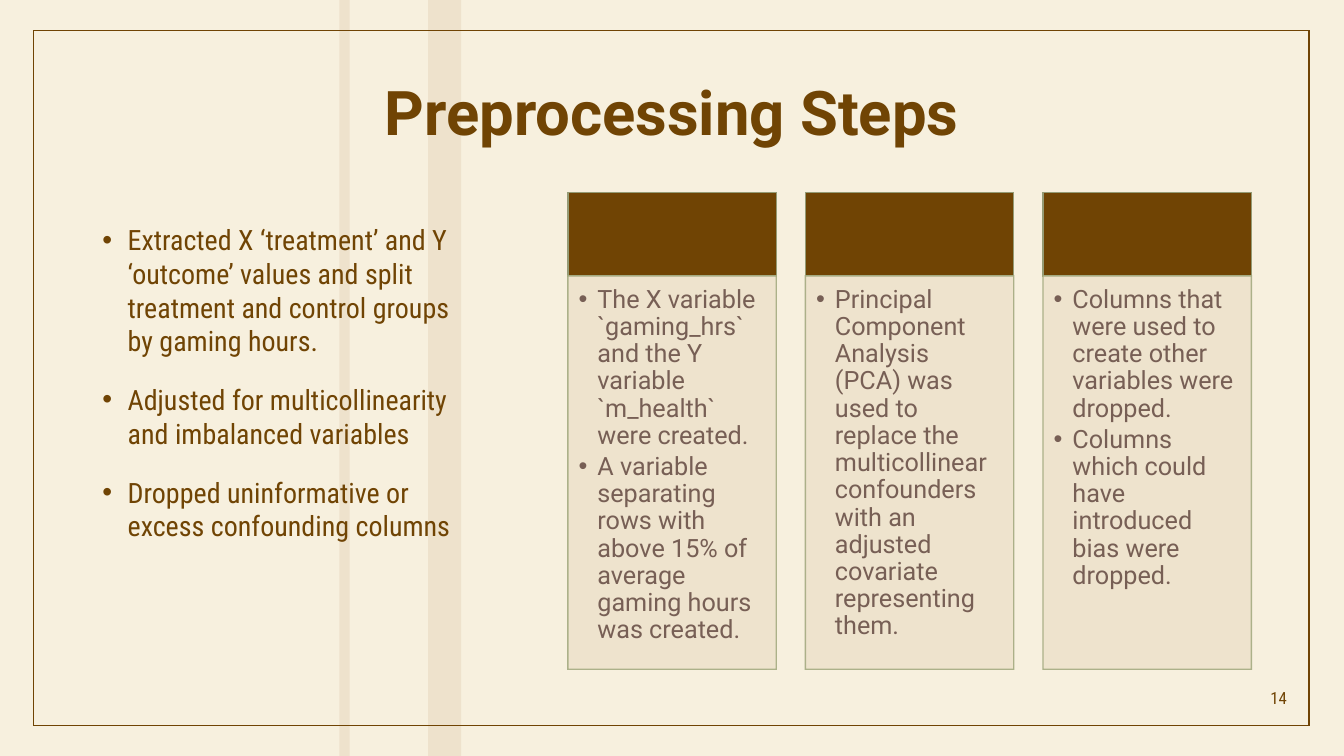
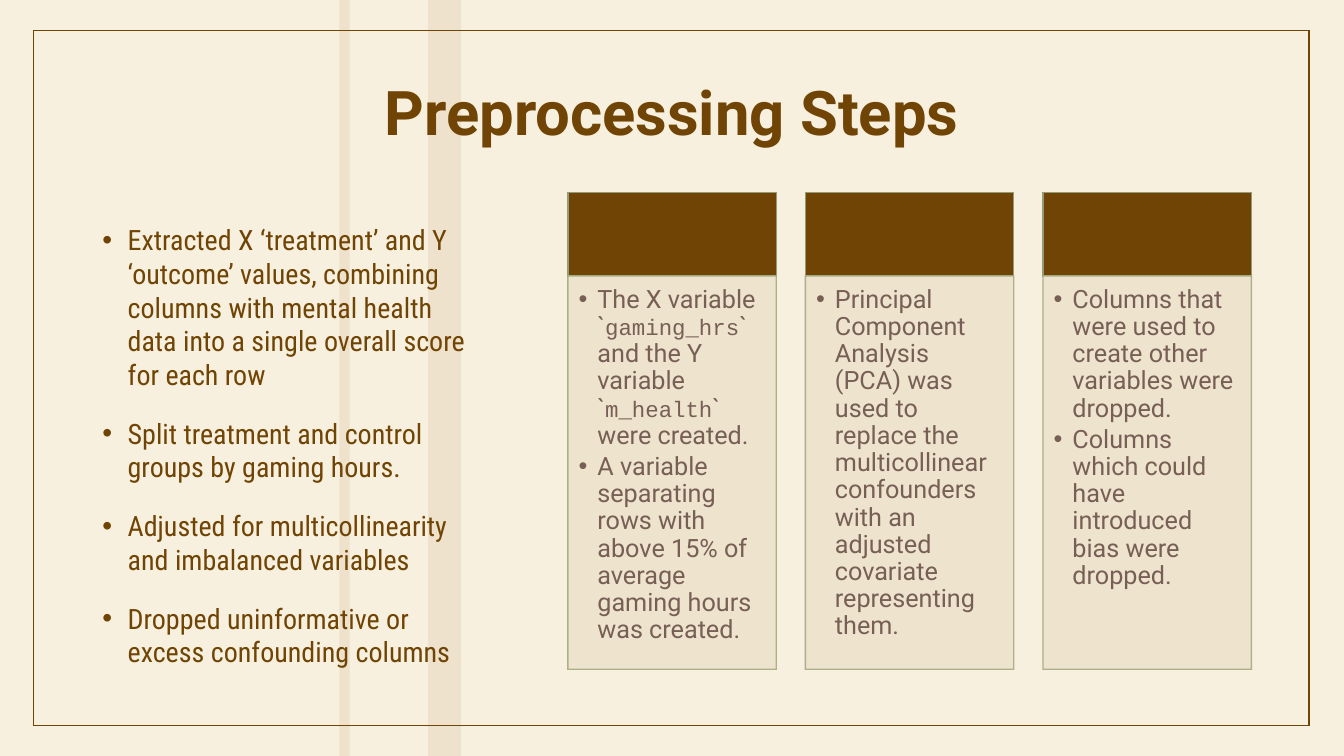
Before and after one commit to FaatimahMajothi98/Causal-Inference-Analysis, a slide deck: slide 14 of Causal Inference.pptx. Drawn at 1344x756 pixels with LibreOffice and Linux fonts; fonts in the diff are those of the drawing. Boxes give left, top, right and bottom in pixels: in the first picture for what was removed or moved away, otherwise in the second. Text is boxed around its words. In the diff, an @@ line names an element or a change of style, - is before the commit and + after.

```diff
--- a/Causal Inference.pptx
+++ b/Causal Inference.pptx
@@ text at [128,229,465,483]: text changed @@
-• Extracted X ‘treatment’ and Y ‘outcome’ values and split treatment and control groups by gaming hours.
+• Extracted X ‘treatment’ and Y ‘outcome’ values, combining columns with mental health data into a single overall score for each row
+• Split treatment and control groups by gaming hours.
@@ text at [597,289,756,444]: size 18 to 16 pt, font Roboto to Courier New in "`gaming_hrs` `m_health`" @@
@@ page number removed at [1270,692,1287,704] @@
-14
```
Also in this commit, not shown: 1 other slide changed, 5 slides added, 8 slides removed, 2 other files.
